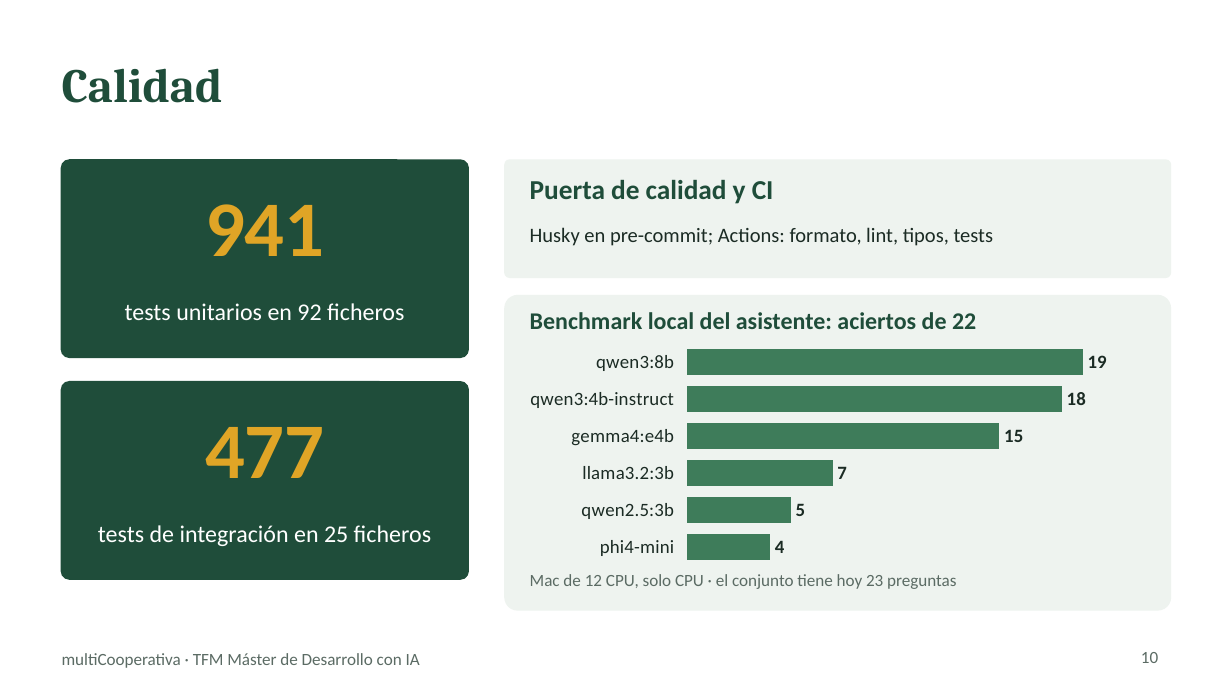
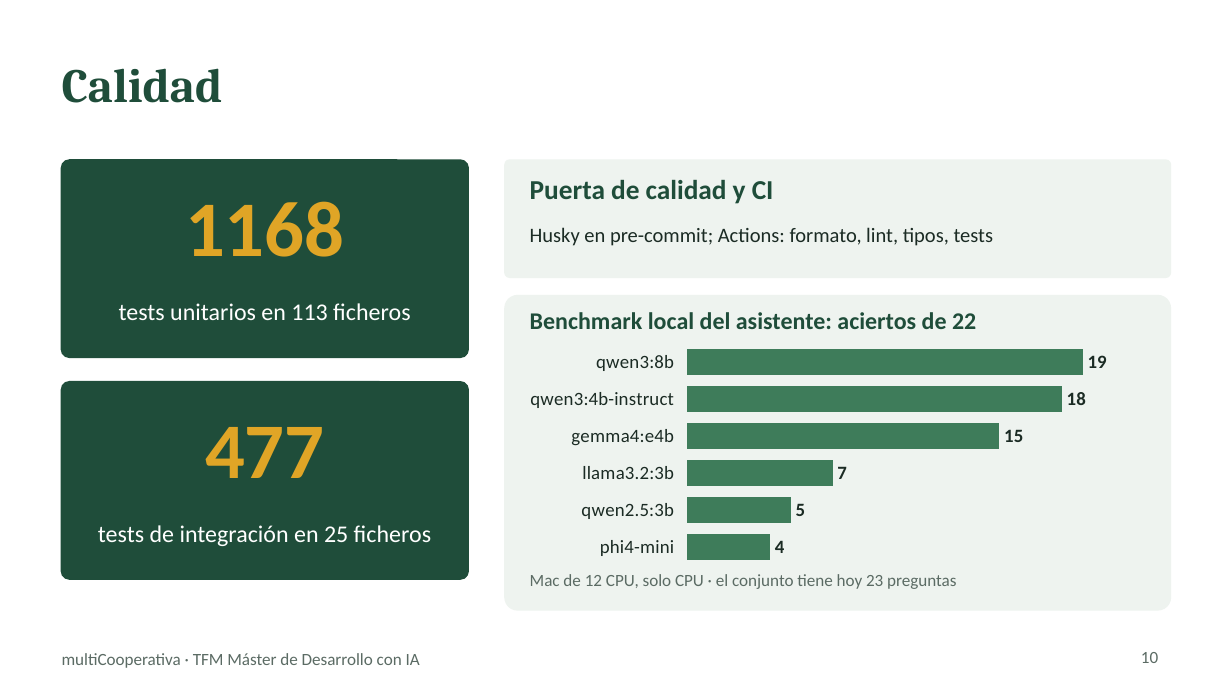
Before and after one commit to chaparro2001/multiCooperativa, a slide deck: slide 10 of docs/slides/multicooperativa-tfm.pptx. Drawn at 1232x693 pixels with LibreOffice and Linux fonts; fonts in the diff are those of the drawing. Boxes give left, top, right and bottom in pixels: in the first picture for what was removed or moved away, otherwise in the second. Text is boxed around its words. In the diff, an @@ line names an element or a change of style, - is before the commit and + after.

```diff
--- a/docs/slides/multicooperativa-tfm.pptx
+++ b/docs/slides/multicooperativa-tfm.pptx
@@ text at [185,201,344,257]: text changed @@
-941
+1168
@@ text at [119,303,410,320]: text changed @@
-tests unitarios en 92 ficheros
+tests unitarios en 113 ficheros
```
Also in this commit, not shown: 3 other slides changed, 4 other files.
